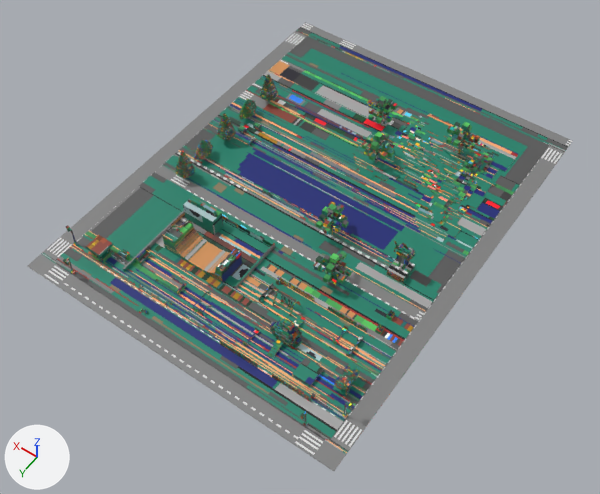
The glTF model public/world/Block_Park.glb, before and after one commit.
Before and after are seen from a 50 mm lens placed at (-3.6, 2.94, 7.2), pointed at (-0.24, -1.76, -0.19). The lights are fixed; the arrows at lower left show +X, +Y and +Z. Where no turn or scale is listed for an object, it has been applied to the vertices. Vertices at the same position are counted once.

The first picture shows 'Block_Park'.
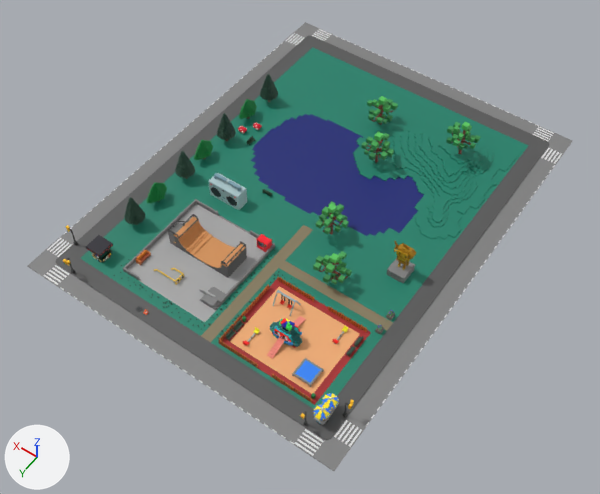
What changed in the scene script:
```text
Change me_mesh:
    used by ob_block_park; location = (0.0, 0.0, 0.0)
    remove me_mesh.from_pydata(...)  # 20164 vertices, 30580 faces; spans x -2.08..1.92, y -4.93..0.27, z -0.05..0.55
    add me_mesh.from_pydata(...)  # 24135 vertices, 36472 faces; spans x -2.08..1.92, y -4.93..0.27, z -0.05..0.55
    me_mesh part 1: 2000 vertices removed from x -1.88..1.72, y -1.72..-0.19, z 0.0..0.29; 5971 vertices added at x -1.88..1.72, y -1.83..0.0, z -0.02..0.44
    me_mesh part 2: 26684 kept faces spanning x -2.08..1.92, y -4.93..0.27, z -0.05..0.55 get new texture (UV) coordinates
```

Location of each change, (x1, y1, x2, y2) in pixels of the pictures (600 x 494 px):
part 1 of me_mesh, built on: before (75, 156, 433, 422); after (61, 156, 433, 433)
part 2 of me_mesh, surface changed: (41, 22, 572, 458) in both
